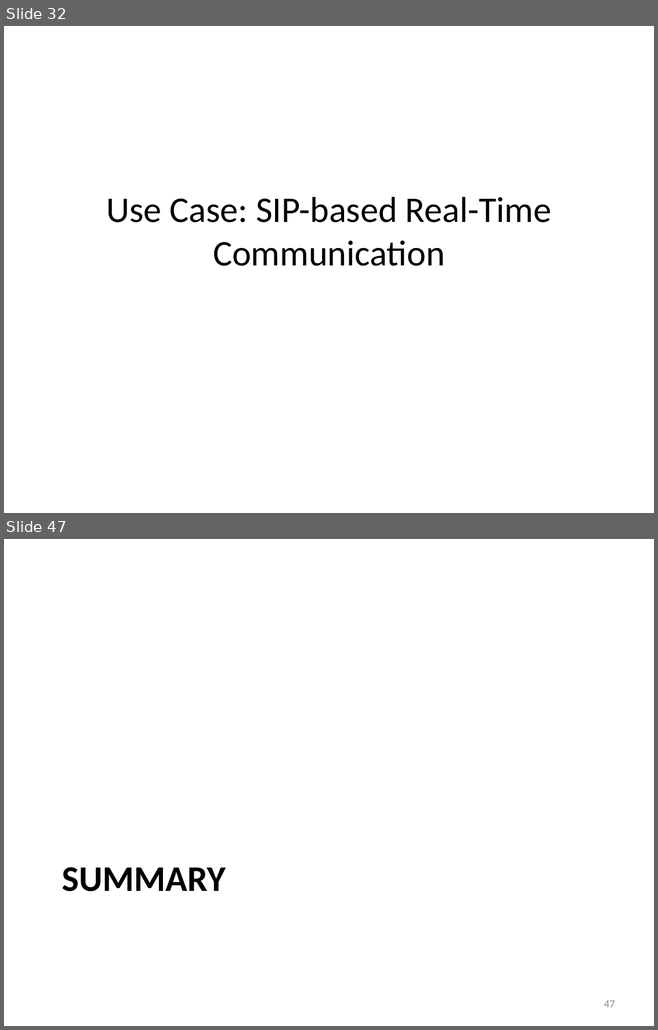
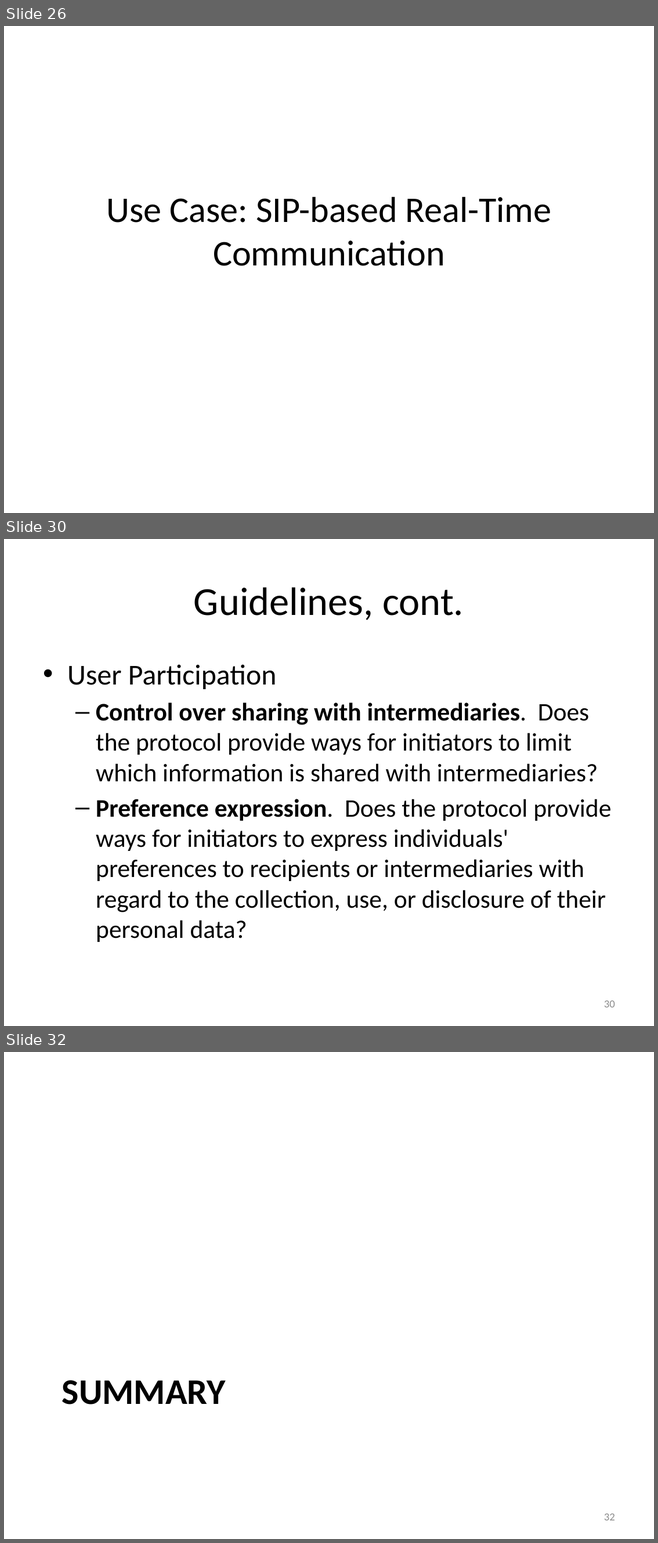
Before and after one commit to hannestschofenig/tschofenig-ids, a slide deck: PrivacyTutorial/iab-privacy-considerations.pptx. Shown one above the other, each under a label of ours: slides 32 and 47 before the commit, slides 26, 30 and 32 after it; the slides between them are not shown. The pictures are 658x1030 and 658x1543 pixels, drawn with LibreOffice and Linux fonts; fonts in the diff are those of the drawing. Boxes give left, top, right and bottom in pixels: in the first picture for what was removed or moved away, otherwise in the second. Text is boxed around its words. In the diff, an @@ line names an element or a change of style, - is before the commit and + after.

```diff
--- a/PrivacyTutorial/iab-privacy-considerations.pptx
+++ b/PrivacyTutorial/iab-privacy-considerations.pptx
@@ slide 30 added at [4,539,654,1026], background #FFFFFF @@
@@ title added at [194,587,463,620], 44 pt, text #000000 @@
+Guidelines, cont.
@@ text added at [67,664,611,942], 28 pt, text #000000 @@
+• User Participation
+  – Control over sharing with intermediaries. Does the protocol provide ways for initiators to limit which information is shared with intermediaries?
+  – Preference expression. Does the protocol provide ways for initiators to express individuals' preferences to recipients or intermediaries with regard to the collection, use, or disclosure of their personal data?
@@ page number added at [604,1001,615,1008], 12 pt, text #8C8C8C @@
+30
@@ what was slide 32 is now slide 26 @@
@@ what was slide 47 is now slide 32 @@
@@ page number at [604,1514,615,1521]: text changed @@
-47
+32
```
Also in this commit, not shown: 5 slides changed, 3 other slides added, 20 slides removed.
